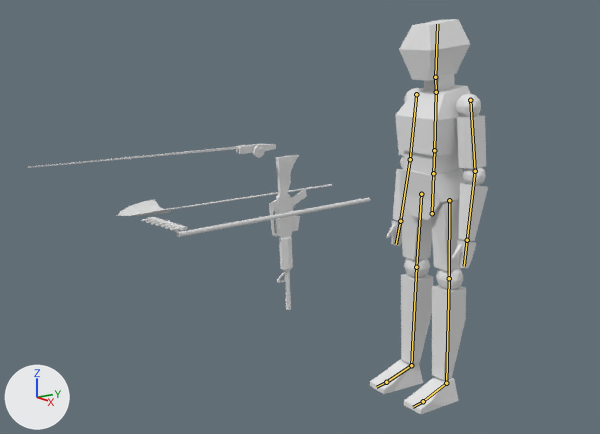
The Blender file blender_models/low-poly-human-edit-rig2-edit.blend, before and after one commit.
Rendered twice from a 50 mm camera at (7.63, -7.12, 4.74) aimed at (-1.3, -1.05, 2.24). Arrows for +X, +Y and +Z are at lower left; the lights stay in place. The bones that bend it are drawn over the model as lines.
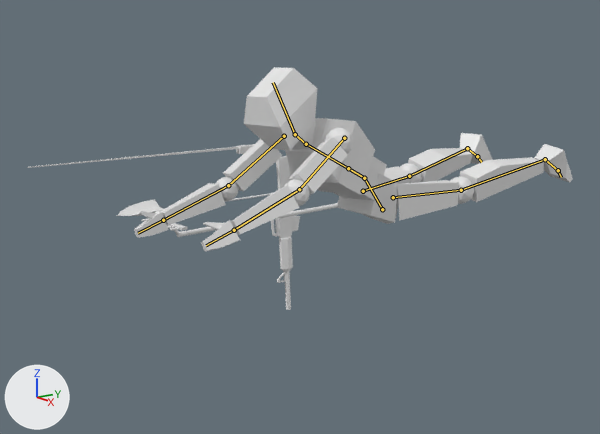
The newer file adds an action. The first version stands in its rest pose; the second is drawn at frame 10 of the action 'Swimming'.

The edits, one by one:
Bone 'Pelvis' (bone_pelvis) moves from (0.0, 0.0, 0.0) to (0.23, 0.36, 1.78).
Bone 'Pelvis' (bone_pelvis) turns from (0, 0, 0) to (36, 5, 1) degrees about its own x, y and z.
Bone 'Torso' (bone_torso) turns from (0, 0, 0) to (26, 5, 1) degrees about its own x, y and z.
Bone 'Neck' (bone_neck) turns from (0, 0, 0) to (-11, 1, 0) degrees about its own x, y and z.
Bone 'Head' (bone_head) turns from (0, 0, 0) to (-23, -1, -3) degrees about its own x, y and z.
Bone 'Hand.L' (bone_hand_l) turns from (0, 0, 0) to (-1, 2, 6) degrees about its own x, y and z.
Bone 'Hand.R.001' (bone_hand_r_001) turns from (0, 0, 0) to (0, 0, -6) degrees about its own x, y and z.
Bone 'LowerLeg.L' (bone_lowerleg_l) turns from (0, 0, 0) to (-56, 3, -12) degrees about its own x, y and z.
Bone 'Foot.L' (bone_foot_l) turns from (0, 0, 0) to (5, -4, -33) degrees about its own x, y and z.
Bone 'LowerLeg.R.001' (bone_lowerleg_r_001) turns from (0, 0, 0) to (41, 1, 3) degrees about its own x, y and z.
Bone 'Foot.R.001' (bone_foot_r_001) turns from (0, 0, 0) to (-6, -24, -37) degrees about its own x, y and z.
Bone 'IK.target.L' (bone_ik_target_l) moves from (0.0, 0.0, 0.0) to (0.49, 3.17, 5.23).
Bone 'IK.target.L' (bone_ik_target_l) turns from (0, 0, 0) to (0, -1, -6) degrees about its own x, y and z.
Bone 'IK.target.R' (bone_ik_target_r) moves from (0.0, 0.0, 0.0) to (-0.82, 2.52, 5.46).
Bone 'IK.target.R' (bone_ik_target_r) turns from (0, 0, 0) to (0, 0, -6) degrees about its own x, y and z.
Bone 'Hand.IK.pole.L' (bone_hand_ik_pole_l) moves from (0.0, 0.0, 0.0) to (-0.64, 5.53, -0.07).
Bone 'Hand.IK.pole.L' (bone_hand_ik_pole_l) turns from (0, 0, 0) to (0, 0, -6) degrees about its own x, y and z.
Bone 'Hand.IK.target.L' (bone_hand_ik_target_l) moves from (0.0, 0.0, 0.0) to (-0.11, -6.8, 0.83).
Bone 'Hand.IK.target.L' (bone_hand_ik_target_l) turns from (0, 0, 0) to (0, 0, -6) degrees about its own x, y and z.
Bone 'Hand.IK.pole.R' (bone_hand_ik_pole_r) moves from (0.0, 0.0, 0.0) to (-0.1, 5.29, -0.5).
Bone 'Hand.IK.pole.R' (bone_hand_ik_pole_r) turns from (0, 0, 0) to (0, 0, -6) degrees about its own x, y and z.
Bone 'Hand.IK.target.R' (bone_hand_ik_target_r) moves from (0.0, 0.0, 0.0) to (0.53, -6.93, 1.05).
Bone 'Hand.IK.target.R' (bone_hand_ik_target_r) turns from (0, 0, 0) to (0, 0, -6) degrees about its own x, y and z.

What differs and where, as boxes (x1, y1, x2, y2) in the pictures (600 x 434 px):
'Body', posed (270% wider, 53% shorter): before (370, 19, 488, 414); after (134, 67, 573, 252)
bone 'Pelvis', root to tip: before (432, 213) to (433, 173); after (382, 209) to (364, 178)
bone 'Torso', root to tip: before (433, 173) to (434, 150); after (364, 178) to (348, 168)
bone 'Neck', root to tip: before (436, 92) to (435, 77); after (306, 144) to (295, 134)
bone 'Head', root to tip: before (435, 77) to (437, 24); after (295, 134) to (273, 82)
bone 'Hand.L', root to tip: before (467, 240) to (464, 266); after (234, 230) to (206, 245)
bone 'Hand.R.001', root to tip: before (400, 221) to (396, 244); after (163, 220) to (138, 233)
bone 'LowerLeg.L', root to tip: before (449, 278) to (446, 383); after (461, 190) to (545, 159)
bone 'Foot.L', root to tip: before (446, 383) to (423, 401); after (545, 159) to (558, 170)
bone 'LowerLeg.R.001', root to tip: before (416, 267) to (411, 365); after (409, 176) to (467, 148)
bone 'Foot.R.001', root to tip: before (411, 365) to (386, 382); after (467, 148) to (477, 156)
